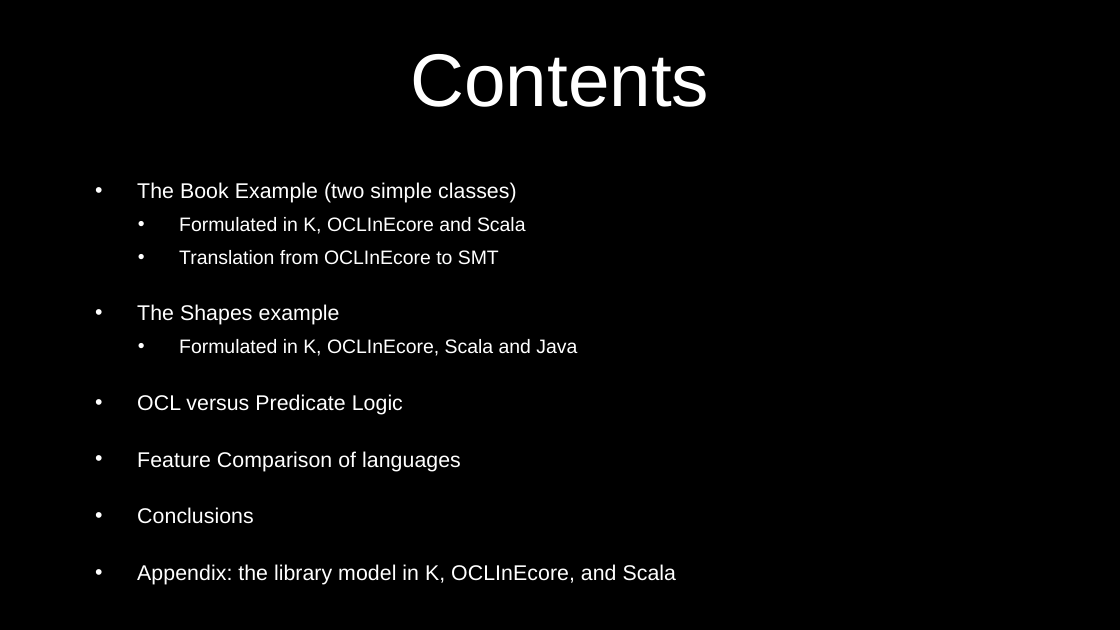
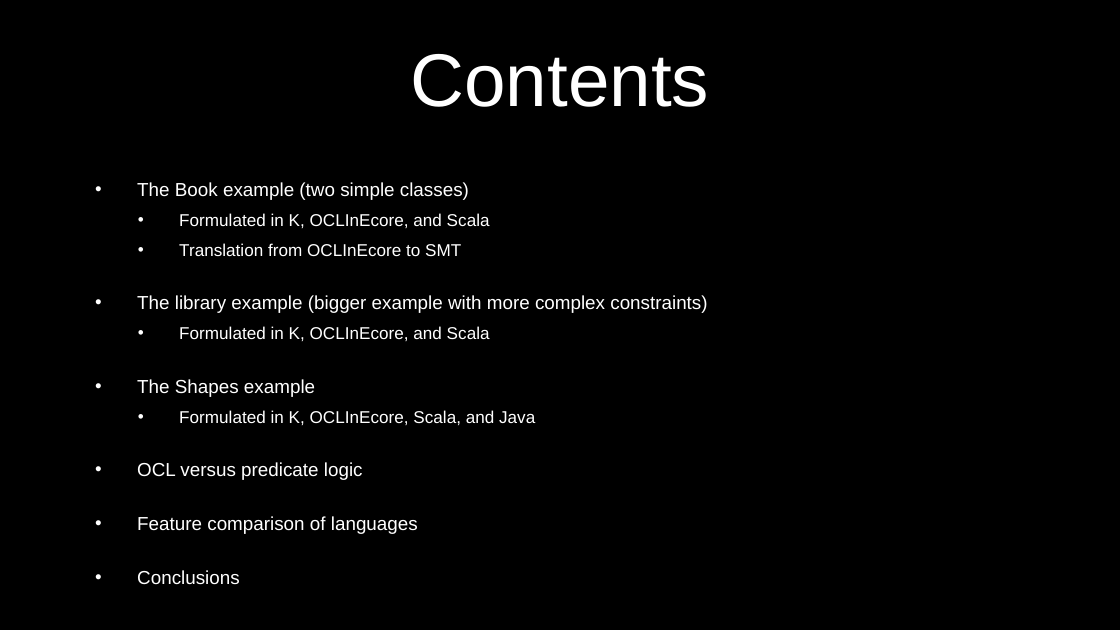
Before and after one commit to Open-MBEE/klang, a slide deck: slide 3 of presentations/LanguageStudy.pptx. Drawn at 1120x630 pixels with LibreOffice and Linux fonts; fonts in the diff are those of the drawing; background and template pictures are left out. Boxes give left, top, right and bottom in pixels: in the first picture for what was removed or moved away, otherwise in the second. Text is boxed around its words. In the diff, an @@ line names an element or a change of style, - is before the commit and + after.

Commit message:
updated language trade study slides

```diff
--- a/presentations/LanguageStudy.pptx
+++ b/presentations/LanguageStudy.pptx
@@ text at [137,182,490,228]: text changed; size 13.8 to 11 pt @@
-• The Book Example (two simple classes)
-  • Formulated in K, OCLInEcore and Scala
+• The Book example (two simple classes)
+  • Formulated in K, OCLInEcore, and Scala
@@ text at [137,243,461,397]: size 12.5 to 11 pt in "Translation from OCLInEcore to SMT"; size 13.8 to 12.1 pt in "The Shapes example", "Conclusions" @@
@@ text at [137,295,707,341]: paragraphs added @@
+• The library example (bigger example with more complex constraints)
+  • Formulated in K, OCLInEcore, and Scala
@@ text at [137,410,535,534]: text changed; size 13.8 to 12.1 pt @@
-  • Formulated in K, OCLInEcore, Scala and Java
-• OCL versus Predicate Logic
-• Feature Comparison of languages
+  • Formulated in K, OCLInEcore, Scala, and Java
+• OCL versus predicate logic
+• Feature comparison of languages
@@ text at [137,564,676,585]: paragraph removed @@
-• Appendix: the library model in K, OCLInEcore, and Scala
```
Also in this commit, not shown: 15 other slides changed, 2 slides added, 2 slides removed.
